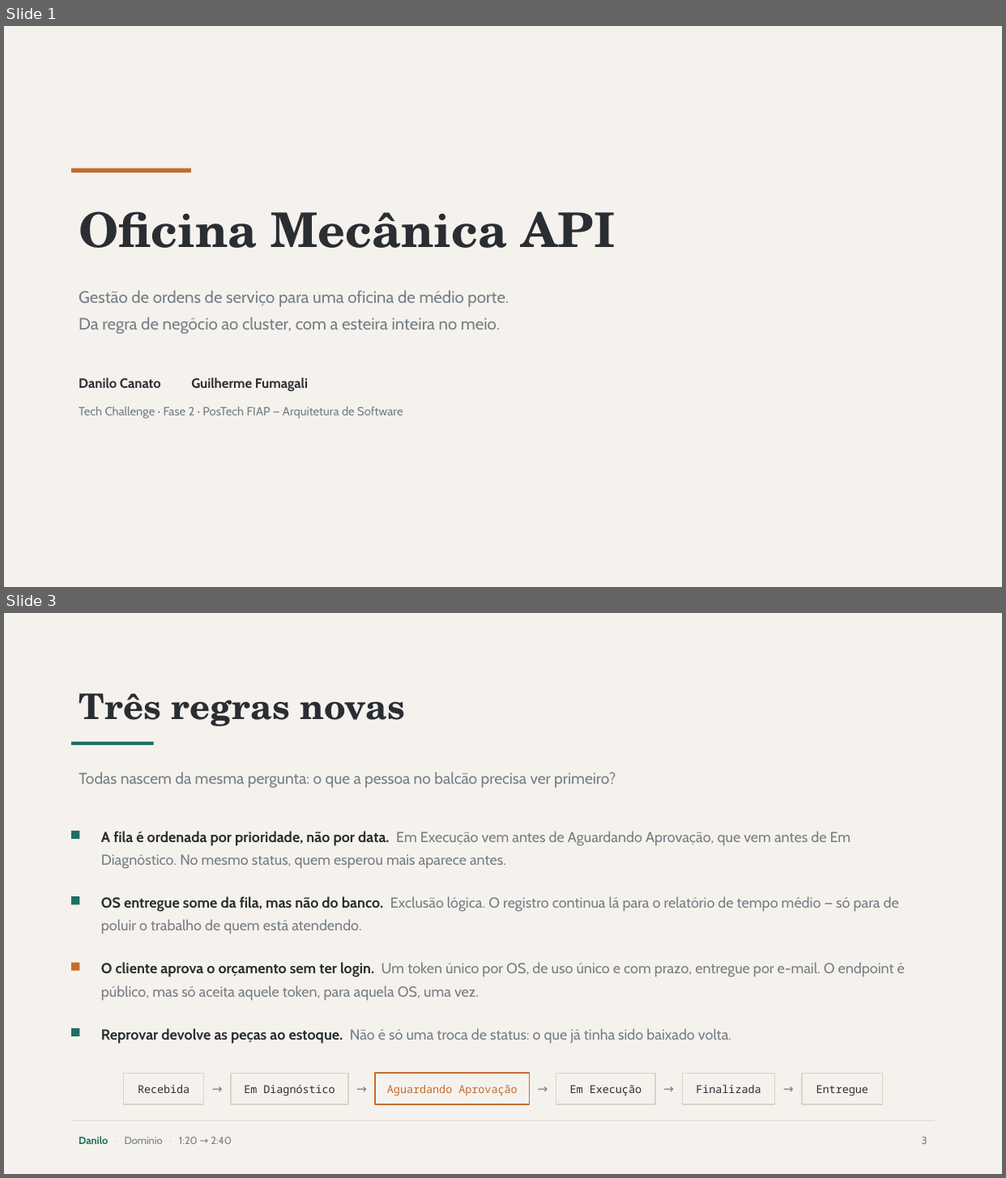
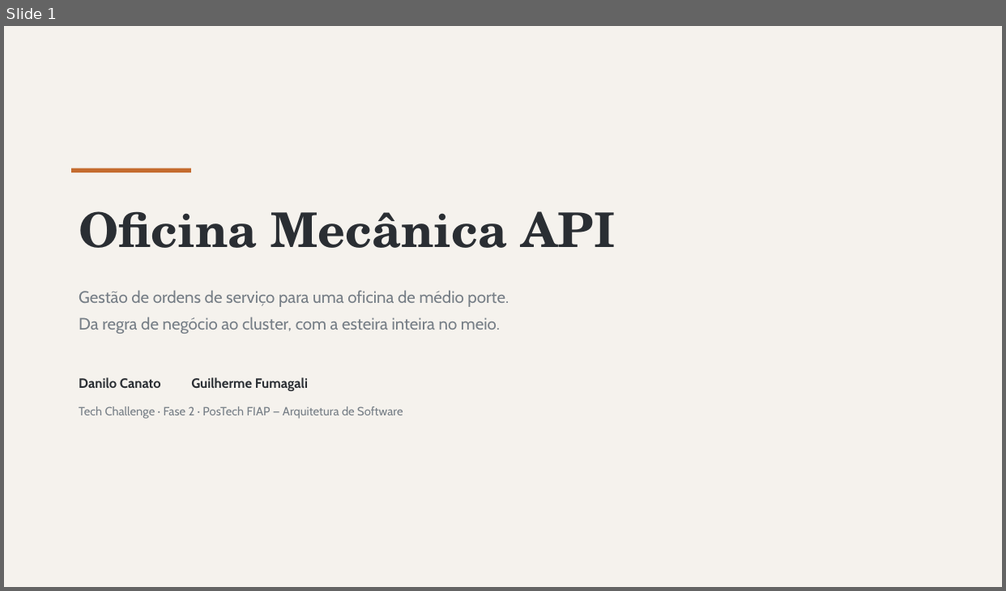
Before and after one commit to Guilherme-Fumagali/tech-challenge-1, a slide deck: docs/apresentacao/Tech-Challenge-Fase2.pptx. Shown one above the other, each under a label of ours: slides 1 and 3 before the commit, slide 1 after it; the slides between them are not shown. The pictures are 1006x1178 and 1006x591 pixels, drawn with LibreOffice and Linux fonts; fonts in the diff are those of the drawing. Boxes give left, top, right and bottom in pixels: in the first picture for what was removed or moved away, otherwise in the second. Text is boxed around its words. In the diff, an @@ line names an element or a change of style, - is before the commit and + after.

```diff
--- a/docs/apresentacao/Tech-Challenge-Fase2.pptx
+++ b/docs/apresentacao/Tech-Challenge-Fase2.pptx
@@ slide 3 removed at [4,613,1002,1174], background #F5F2ED @@
@@ text removed at [79,693,405,726] @@
-Três regras novas
@@ rectangle removed at [71,742,154,745] @@
@@ text removed at [79,772,616,788] @@
-Todas nascem da mesma pergunta: o que a pessoa no balcão precisa ver primeiro?
@@ rectangle removed at [71,831,79,839] @@
@@ text removed at [101,831,851,869] @@
-A fila é ordenada por prioridade, não por data. Em Execução vem antes de Aguardando Aprovação, que vem antes de Em Diagnóstico. No mesmo status, quem esperou mais aparece antes.
@@ rectangle removed at [71,897,79,905] @@
@@ text removed at [101,897,899,935] @@
-OS entregue some da fila, mas não do banco. Exclusão lógica. O registro continua lá para o relatório de tempo médio — só para de poluir o trabalho de quem está atendendo.
@@ rectangle removed at [71,963,79,971] @@
@@ text removed at [101,962,905,1001] @@
-O cliente aprova o orçamento sem ter login. Um token único por OS, de uso único e com prazo, entregue por e-mail. O endpoint é público, mas só aceita aquele token, para aquela OS, uma vez.
@@ rectangle removed at [71,1029,79,1037] @@
@@ text removed at [101,1029,731,1044] @@
-Reprovar devolve as peças ao estoque. Não é só uma troca de status: o que já tinha sido baixado volta.
@@ rectangle removed at [124,1073,205,1105] @@
@@ text removed at [204,1073,231,1105] @@
-→
@@ rectangle removed at [231,1073,348,1105] @@
@@ text removed at [348,1073,375,1105] @@
-→
@@ rectangle removed at [375,1073,530,1105] @@
@@ text removed at [530,1073,556,1105] @@
-→
@@ rectangle removed at [556,1073,655,1105] @@
@@ text removed at [655,1073,682,1105] @@
-→
@@ rectangle removed at [682,1073,775,1105] @@
@@ text removed at [775,1073,802,1105] @@
-→
@@ rectangle removed at [802,1073,883,1105] @@
@@ text removed at [138,1084,189,1093] @@
-Recebida
@@ text removed at [244,1084,334,1097] @@
-Em Diagnóstico
@@ text removed at [387,1084,517,1097] @@
-Aguardando Aprovação
@@ text removed at [570,1085,641,1097] @@
-Em Execução
@@ text removed at [696,1084,761,1093] @@
-Finalizada
@@ text removed at [816,1085,868,1097] @@
-Entregue
@@ rectangle removed at [71,1121,935,1122] @@
@@ text removed at [79,1136,232,1144] @@
-Danilo · Domínio · 1:20 → 2:40
@@ text removed at [922,1137,927,1144] @@
-3
```
Also in this commit, not shown: 4 slides changed, 6 slides added, 6 other slides removed.
